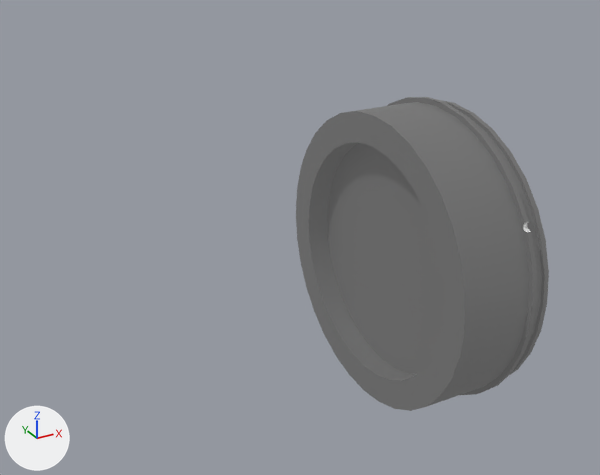
A saved change to the COLLADA model kuka_iontec_support/meshes/kr50_r2100/visual/link_6.dae.
Both versions are drawn from a 50 mm lens placed at (1.18, -0.259, 1.663), pointed at (1.375, 0.094, 1.486). The axes (+X, +Y, +Z) are drawn at lower left. The lights are the same throughout. The older version comes first. Where no turn or scale is listed for an object, it has been applied to the vertices.
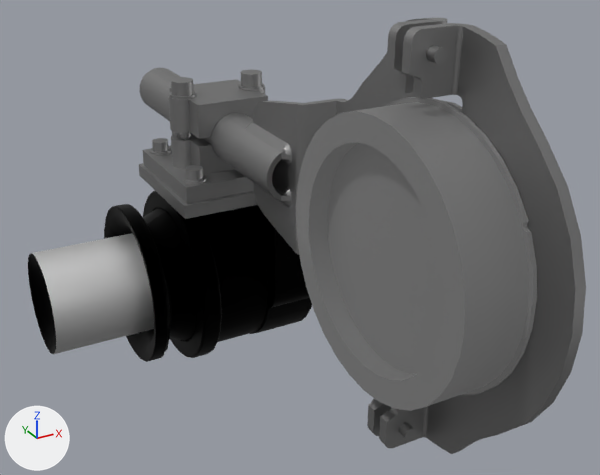
Where the newer file only moved an object's origin or applied its transform, the numbers keep the older frame.

Boxes (x1, y1, x2, y2) around the edits, measured in the pictures (600 x 475 px):
'link_6_es.251', added
    after: (28, 146, 312, 362)
    faces in mat_mat_1_006 (black #000000): (28, 191, 312, 362)
    faces in mat_mat_4_001 (white #e7e7e7): (32, 233, 154, 354)
    faces in mat_mat_2_003 (grey #999999): (139, 146, 258, 219)
'link_6_es', added
    after: (295, 17, 586, 454)
'link_6_rod', added
    after: (140, 68, 301, 252)
'Default.067', deleted
    before: (523, 221, 531, 233)

The change, as a list of edits to the scene's bpy script:
```text
Add mat_mat_2_003:
    mat_mat_2_003 = principled_material('mat_2.003')
    mat_mat_2_003.base_color = (0.319, 0.319, 0.319)  # grey #999999
    mat_mat_2_003.metallic = 1.0
Add mat_mat_4_001:
    mat_mat_4_001 = principled_material('mat_4.001')
    mat_mat_4_001.base_color = (0.8, 0.8, 0.8)  # white #e7e7e7
    mat_mat_4_001.metallic = 1.0
Add mat_mat_1_006:
    mat_mat_1_006 = principled_material('mat_1.006')
    mat_mat_1_006.base_color = (0.0, 0.0, 0.0)  # black #000000
    mat_mat_1_006.metallic = 1.0
Add me_mesh69_219:
    me_mesh69_219.from_pydata(...)  # 907 vertices, 1805 faces; spans x -0.02..0.007, y -0.083..0.098, z -0.096..0.096
    me_mesh69_219.materials.append(mat_mat_2_003)  # grey #999999
Add me_mesh69_608:
    me_mesh69_608.from_pydata(...)  # 1257 vertices, 2306 faces; spans x -0.044..0.027, y 0.093..0.305, z -0.039..0.043
    me_mesh69_608.materials.append(mat_mat_2_003)  # grey #999999
Add me_mesh69_647:
    me_mesh69_647.from_pydata(...)  # 4112 vertices, 8084 faces; spans x -0.128..0.053, y 0.143..0.266, z -0.144..-0.015
    # faces by material slot: [6855, 1040, 189]
    me_mesh69_647.materials.append(mat_mat_1_006)  # black #000000
    me_mesh69_647.materials.append(mat_mat_2_003)  # grey #999999
    me_mesh69_647.materials.append(mat_mat_4_001)  # white #e7e7e7
Remove ob_default_067:
    ob_default_067 = bpy.data.objects.new('Default.067', me_mesh68)
    ob_default_067.location = (0.0, 0.0, 0.0)
Add ob_link_6_es:
    ob_link_6_es = bpy.data.objects.new('link_6_es', me_mesh69_219)
    ob_link_6_es.location = (1.3843, 0.0, 1.515)
Add ob_link_6_rod:
    ob_link_6_rod = bpy.data.objects.new('link_6_rod', me_mesh69_608)
    ob_link_6_rod.location = (1.3843, 0.0, 1.515)
Add ob_link_6_es_251:
    ob_link_6_es_251 = bpy.data.objects.new('link_6_es.251', me_mesh69_647)
    ob_link_6_es_251.location = (1.3843, 0.0, 1.515)
```
